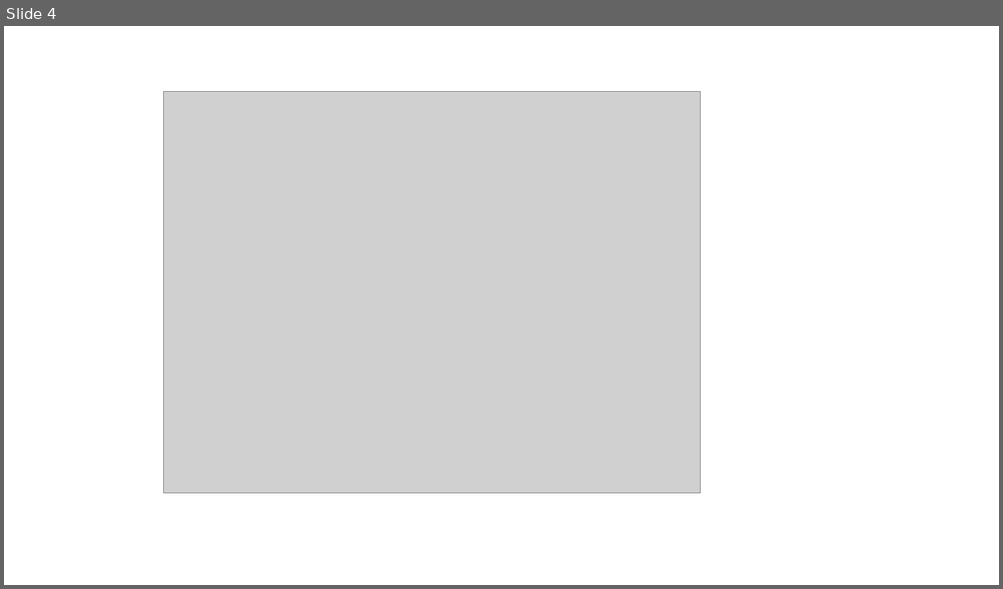
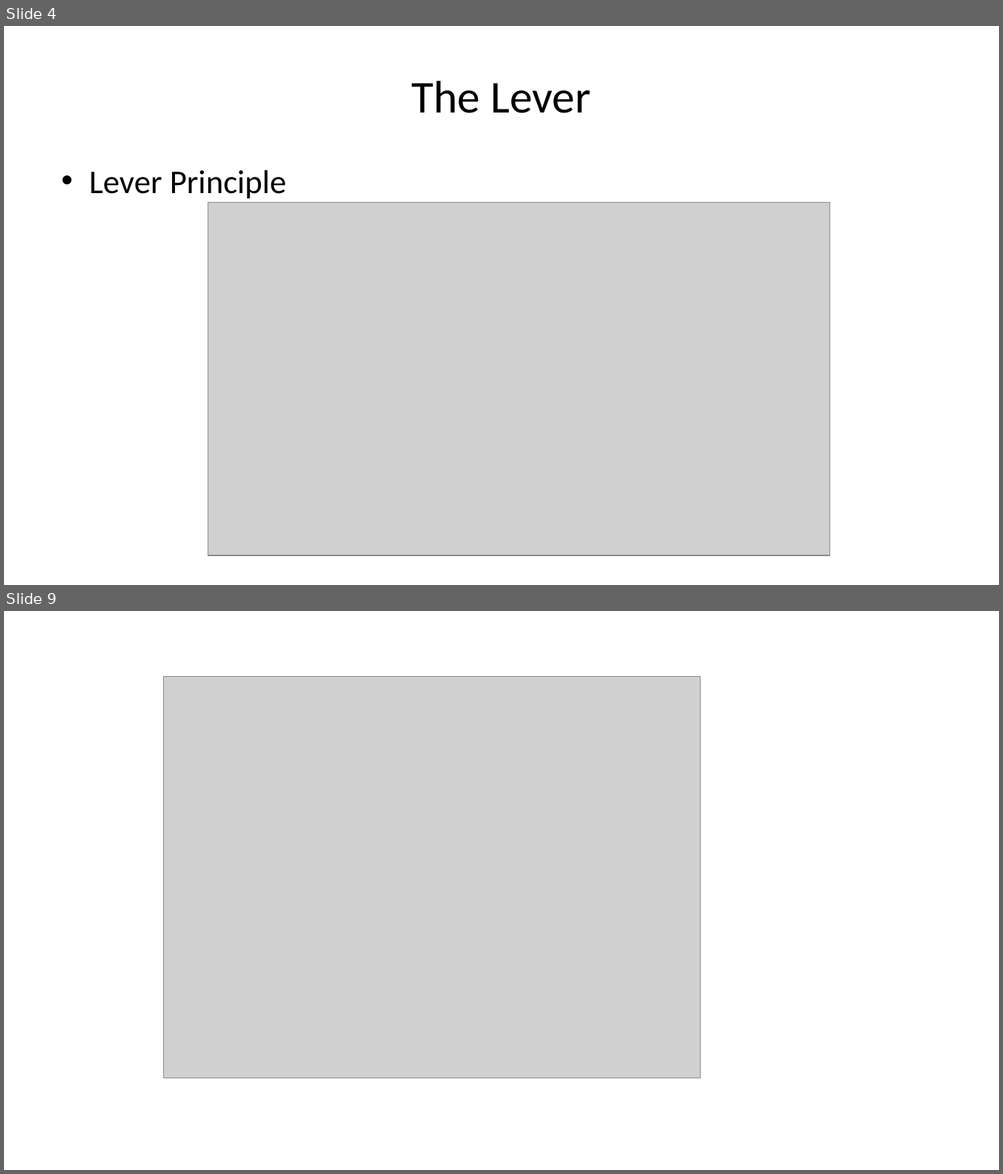
Before and after one commit to hwm1995518/efe, a slide deck: efe.pptx. Shown one above the other, each under a label of ours: slide 4 before the commit, slides 4 and 9 after it; the slides between them are not shown. The pictures are 1003x589 and 1003x1174 pixels, drawn with LibreOffice and Linux fonts; fonts in the diff are those of the drawing; grey boxes stand for pictures. Boxes give left, top, right and bottom in pixels: in the first picture for what was removed or moved away, otherwise in the second. Text is boxed around its words. In the diff, an @@ line names an element or a change of style, - is before the commit and + after.

```diff
--- a/efe.pptx
+++ b/efe.pptx
@@ slide 4 added at (x1=4, y1=26, x2=999, y2=585), background #FFFFFF @@
@@ title added at (x1=412, y1=81, x2=591, y2=113), 44 pt, text #000000 @@
+The Lever
@@ text added at (x1=89, y1=170, x2=287, y2=199), 32 pt, text #000000 @@
+• Lever Principle
@@ picture added at (x1=208, y1=202, x2=829, y2=556) @@
@@ what was slide 4 is now slide 9 @@
```
Also in this commit, not shown: 2 slides changed, 5 other slides added, 1 slide removed, 7 other files.
